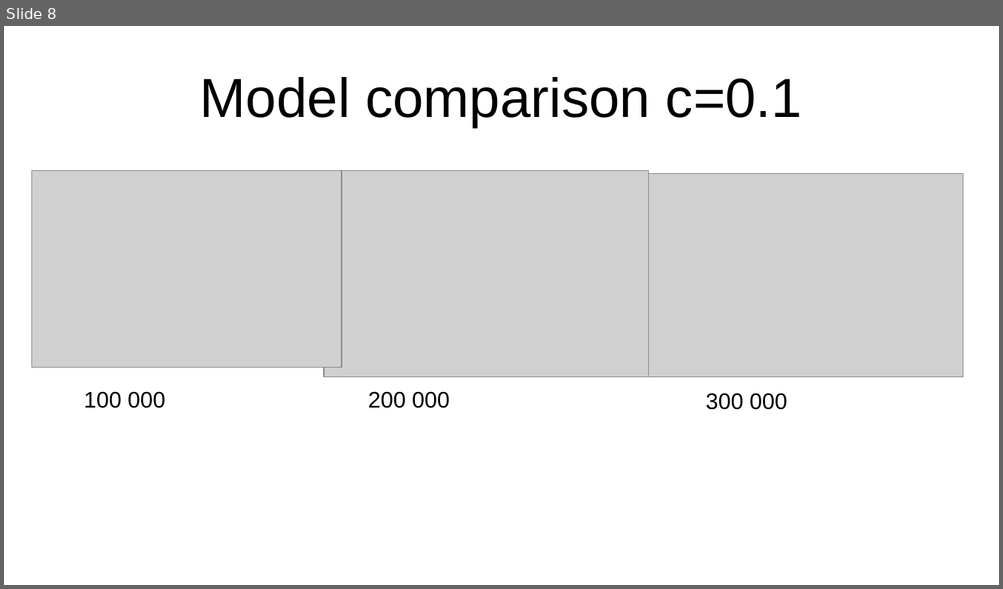
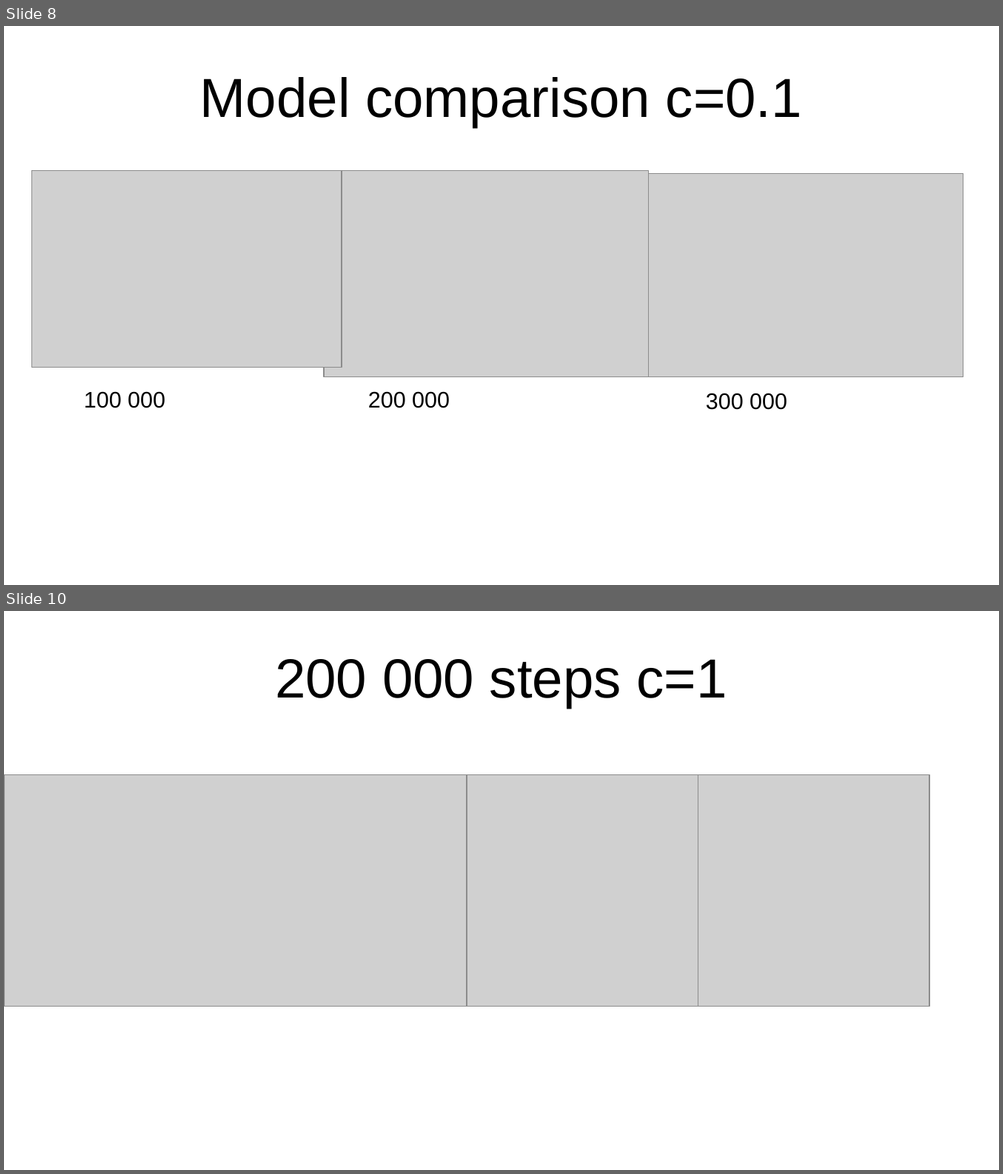
Before and after one commit to woutervdw2/curiosity_driven_fairness, a slide deck: ppo_lending_overview.pptx. Shown one above the other, each under a label of ours: slide 8 before the commit, slides 8 and 10 after it; the slides between them are not shown. The pictures are 1003x589 and 1003x1174 pixels, drawn with LibreOffice and Linux fonts; fonts in the diff are those of the drawing; grey boxes stand for pictures. Boxes give left, top, right and bottom in pixels: in the first picture for what was removed or moved away, otherwise in the second. Text is boxed around its words. In the diff, an @@ line names an element or a change of style, - is before the commit and + after.

```diff
--- a/ppo_lending_overview.pptx
+++ b/ppo_lending_overview.pptx
@@ slide 10 added at (x1=4, y1=611, x2=999, y2=1170), background #FFFFFF @@
@@ title added at (x1=275, y1=659, x2=727, y2=708), 44 pt, text #000000 @@
+200 000 steps c=1
@@ picture added at (x1=4, y1=775, x2=467, y2=1006) @@
@@ picture added at (x1=235, y1=775, x2=698, y2=1006) @@
@@ picture added at (x1=467, y1=775, x2=930, y2=1006) @@
```
Also in this commit, not shown: 7 slides changed, 13 other slides added.
